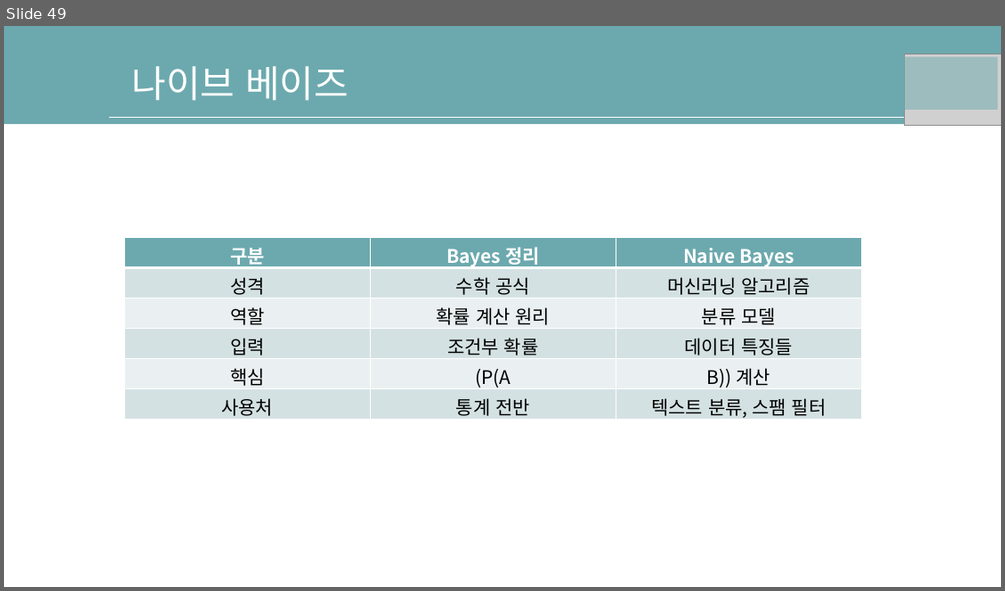
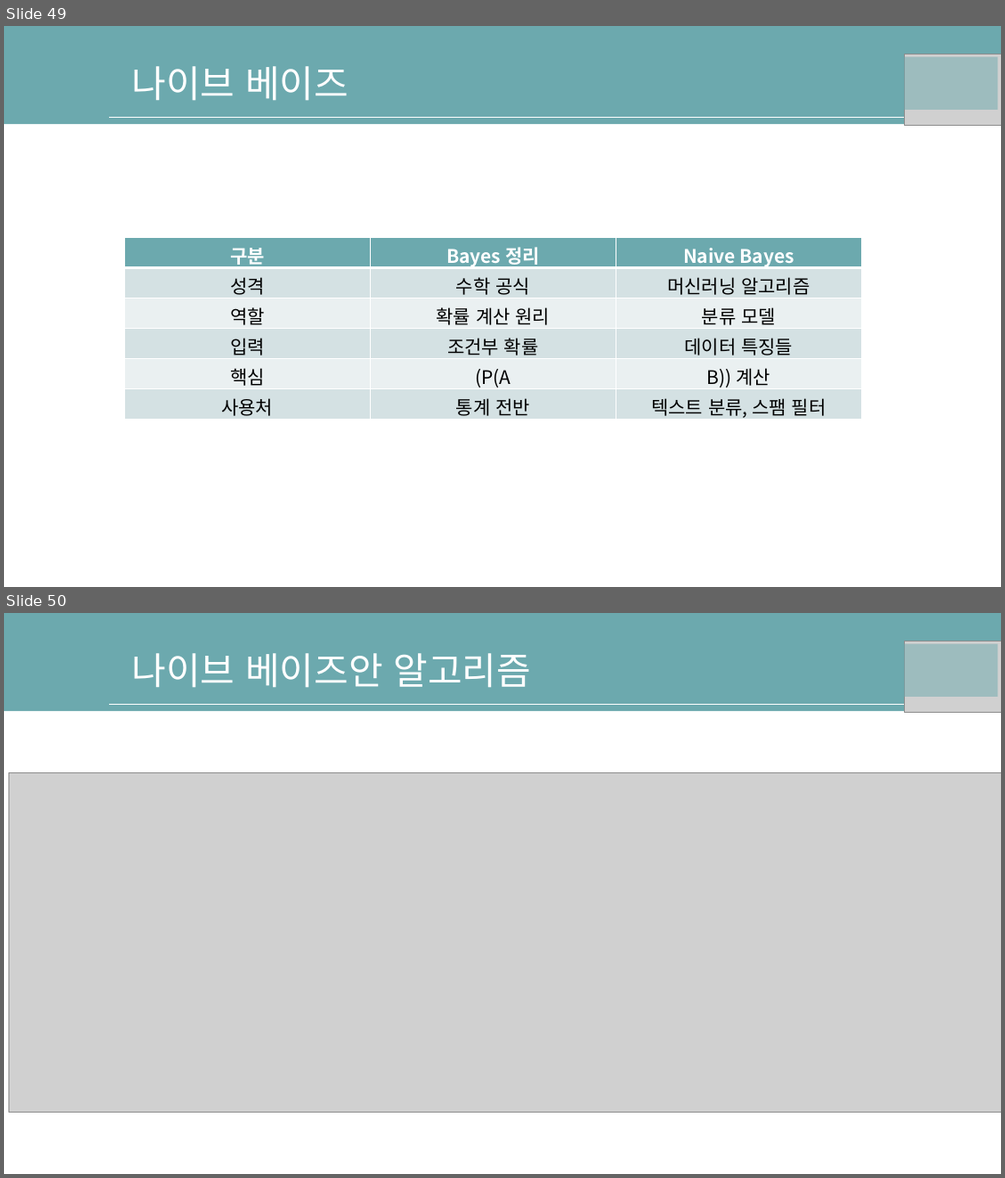
Before and after one commit to nqwrt/Gwangju-AI-Academy, a slide deck: 머신러닝-유형/AI-딥러닝을위한-수학공식.pptx. Shown one above the other, each under a label of ours: slide 49 before the commit, slides 49 and 50 after it. The pictures are 1005x591 and 1005x1178 pixels, drawn with LibreOffice and Linux fonts; fonts in the diff are those of the drawing; grey boxes stand for pictures; background and template pictures are left out. Boxes give left, top, right and bottom in pixels: in the first picture for what was removed or moved away, otherwise in the second. Text is boxed around its words. In the diff, an @@ line names an element or a change of style, - is before the commit and + after.

```diff
--- a/머신러닝-유형/AI-딥러닝을위한-수학공식.pptx
+++ b/머신러닝-유형/AI-딥러닝을위한-수학공식.pptx
@@ slide 50 added at <box>4,613,1001,1174</box>, background #FFFFFF; not listed: 2 template elements that a slide beside it also shows @@
@@ text added at <box>132,653,532,688</box>, 36 pt, text #FFFFFF @@
+나이브 베이즈안 알고리즘
@@ rectangle added at <box>901,643,998,697</box>, fill #6CA9AE at 50% opacity @@
@@ picture added at <box>905,641,1001,712</box> @@
@@ picture added at <box>8,773,1001,1112</box> @@
```
